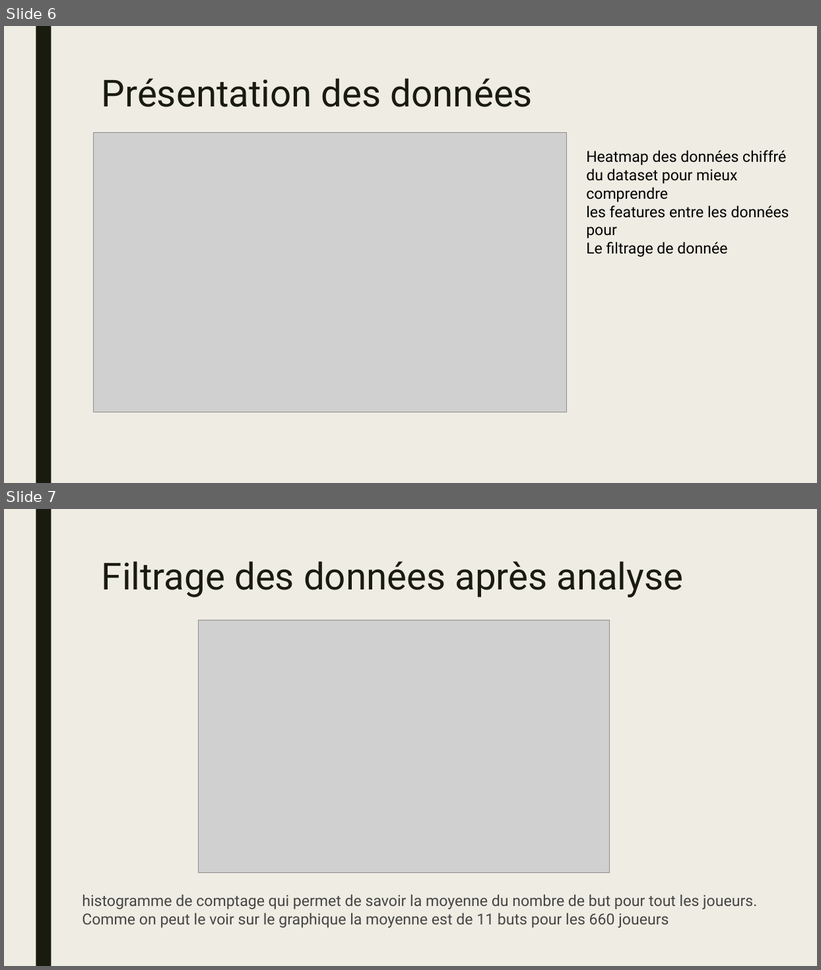
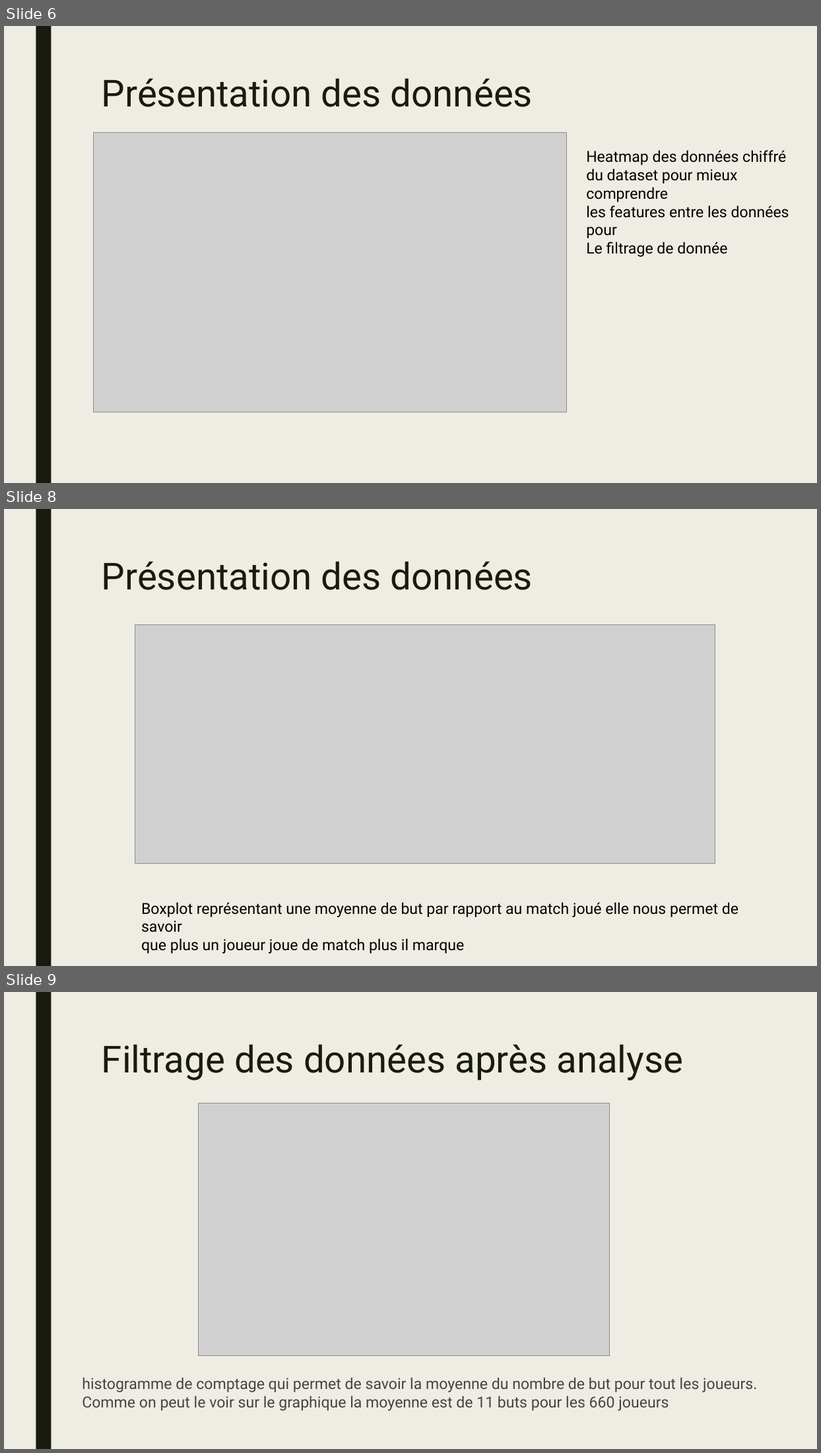
Before and after one commit to julienparrot/Foot-dataset, a slide deck: Analyse données.pptx. Shown one above the other, each under a label of ours: slides 6 and 7 before the commit, slides 6, 8 and 9 after it; the slides between them are not shown. The pictures are 821x970 and 821x1453 pixels, drawn with LibreOffice and Linux fonts; fonts in the diff are those of the drawing; grey boxes stand for pictures. Boxes give left, top, right and bottom in pixels: in the first picture for what was removed or moved away, otherwise in the second. Text is boxed around its words. In the diff, an @@ line names an element or a change of style, - is before the commit and + after.

```diff
--- a/Analyse données.pptx
+++ b/Analyse données.pptx
@@ slide 8 added at [4, 509, 817, 966], background #EFEDE3; not listed: 1 template element that a slide beside it also shows @@
@@ title added at [102, 561, 533, 590], 44 pt, text #191B0E @@
+Présentation des données
@@ picture added at [135, 625, 715, 864] @@
@@ text added at [141, 902, 739, 954], 18 pt, text #000000 @@
+Boxplot représentant une moyenne de but par rapport au match joué elle nous permet de savoir
+que plus un joueur joue de match plus il marque
@@ what was slide 7 is now slide 9 @@
```
Also in this commit, not shown: 3 slides changed, 6 other slides added.
